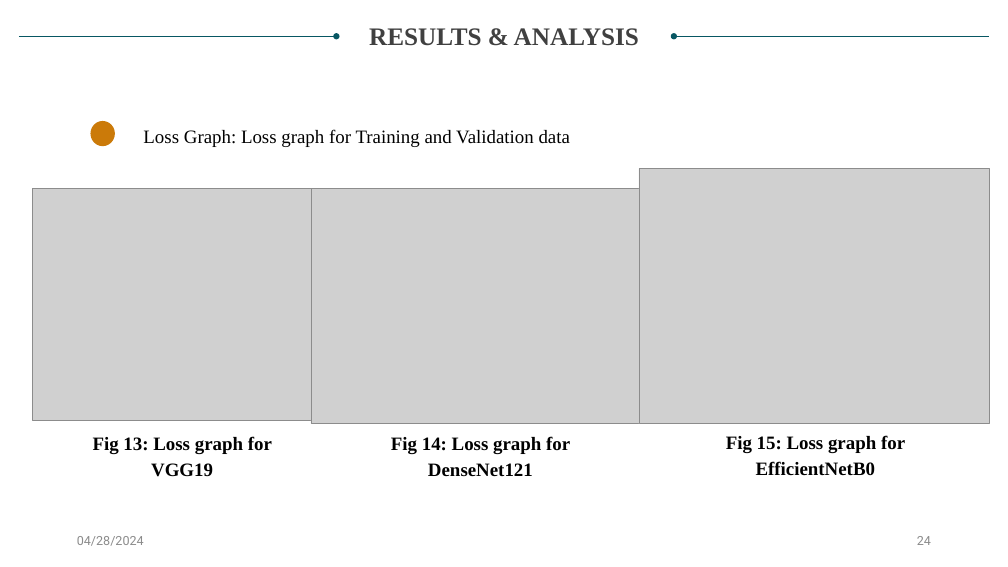
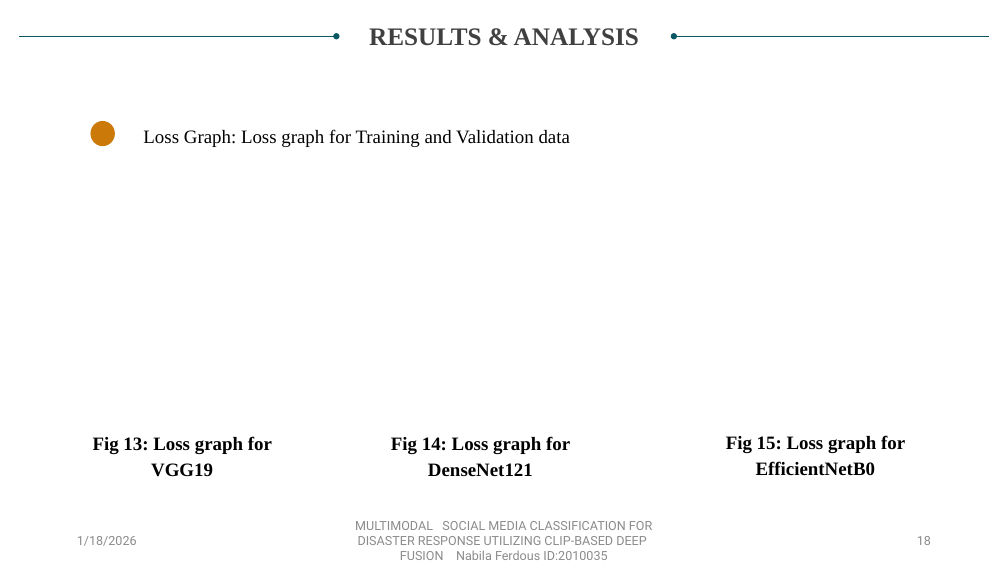
Before and after one commit to NabilaFerdousPrapty/LifeLine, a slide deck: slide 18 of proposal/2010035.pptx (slide 24 before the commit). Drawn at 1008x567 pixels with LibreOffice and Linux fonts; fonts in the diff are those of the drawing; grey boxes stand for pictures. Boxes give left, top, right and bottom in pixels: in the first picture for what was removed or moved away, otherwise in the second. Text is boxed around its words. In the diff, an @@ line names an element or a change of style, - is before the commit and + after.

```diff
--- a/proposal/2010035.pptx
+++ b/proposal/2010035.pptx
@@ picture removed at (639, 169, 989, 424) @@
@@ picture removed at (33, 189, 335, 421) @@
@@ picture removed at (311, 189, 639, 424) @@
@@ text at (77, 536, 137, 546): text changed @@
-04/28/2024
+1/18/2026
@@ text added at (355, 521, 652, 560), 12 pt, text #8C8C8C @@
+MULTIMODAL SOCIAL MEDIA CLASSIFICATION FOR DISASTER RESPONSE UTILIZING CLIP-BASED DEEP FUSION Nabila Ferdous ID:2010035
@@ page number at (917, 536, 931, 545): text changed @@
-24
+18
```
Also in this commit, not shown: 22 other slides changed, 6 slides added, 13 slides removed.
